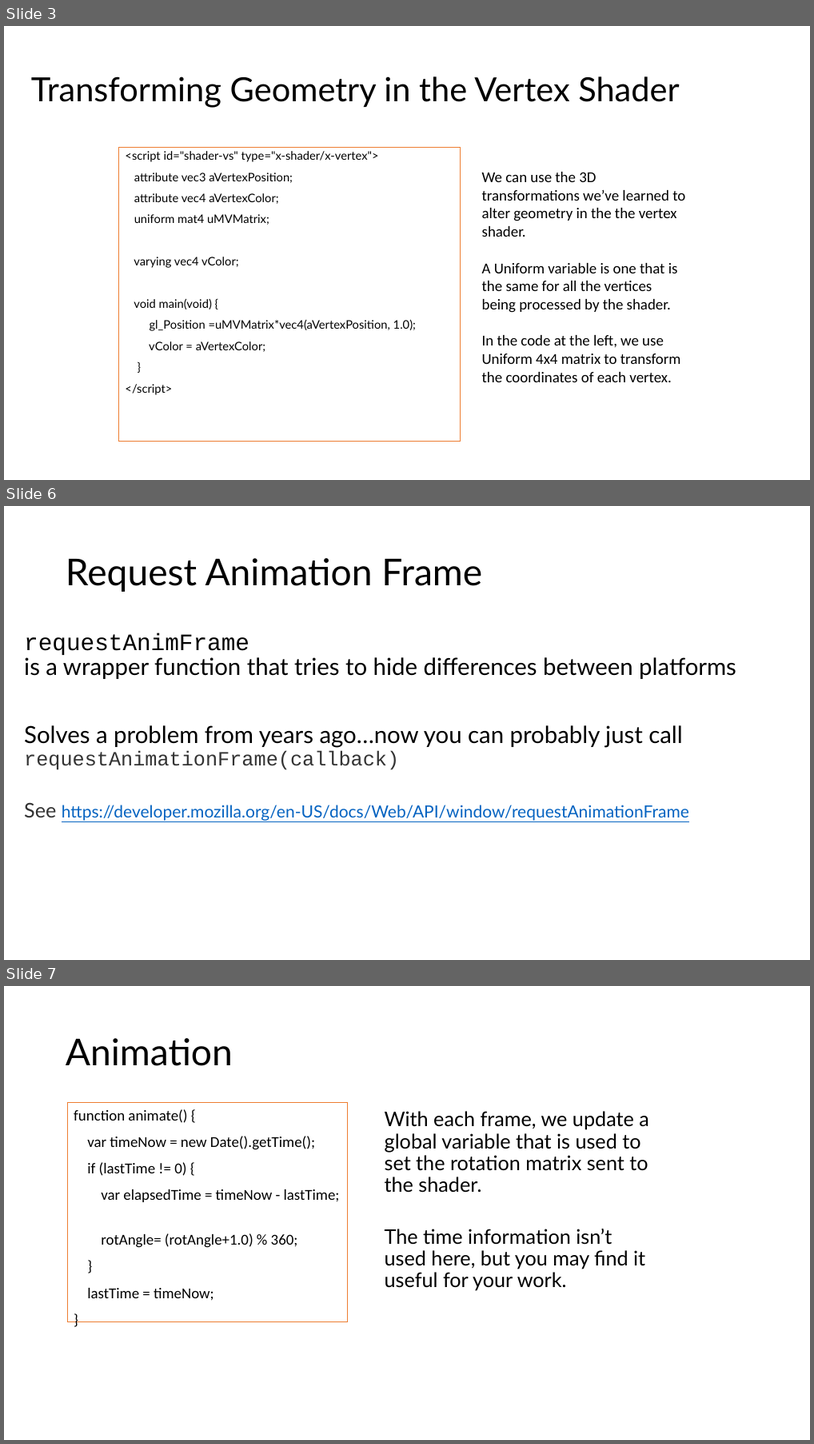
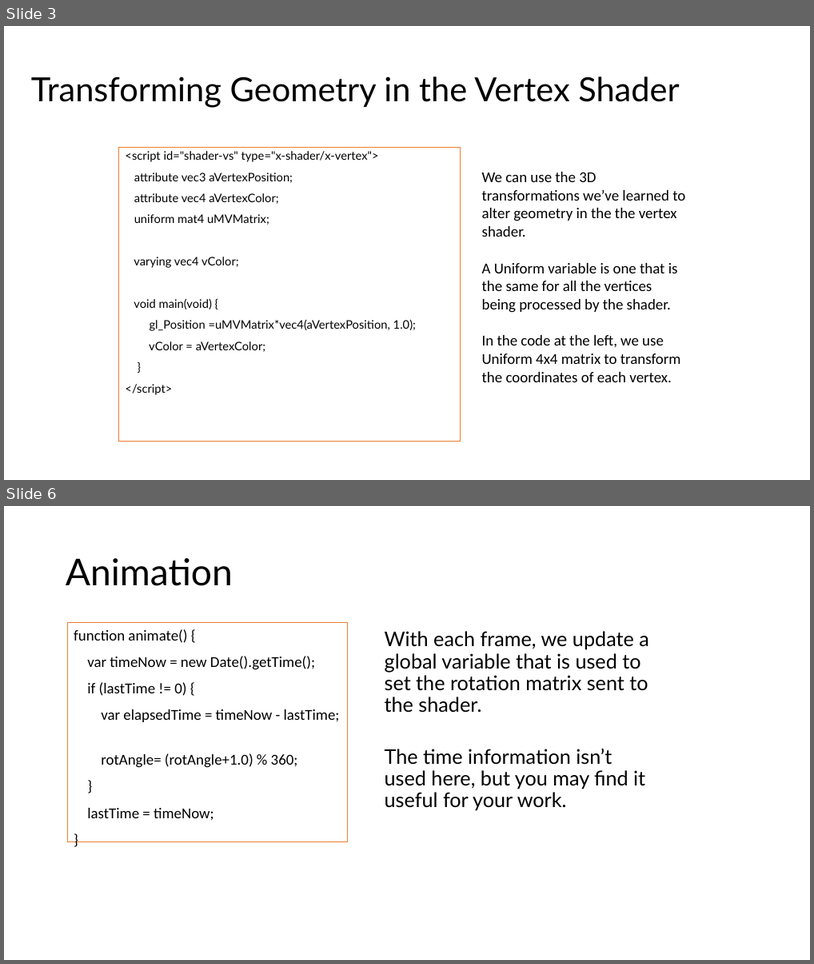
Before and after one commit to illinois-cs418/cs418CourseMaterial, a slide deck: Lectures/CS418-Lecture4-Animation.pptx. Shown one above the other, each under a label of ours: slides 3, 6 and 7 before the commit, slides 3 and 6 after it; the slides between them are not shown. The pictures are 814x1444 and 814x964 pixels, drawn with LibreOffice and Linux fonts; fonts in the diff are those of the drawing. Boxes give left, top, right and bottom in pixels: in the first picture for what was removed or moved away, otherwise in the second. Text is boxed around its words. In the diff, an @@ line names an element or a change of style, - is before the commit and + after.

```diff
--- a/Lectures/CS418-Lecture4-Animation.pptx
+++ b/Lectures/CS418-Lecture4-Animation.pptx
@@ slide 6 removed at (4,506,810,960), background #FFFFFF @@
@@ title removed at (66,558,482,592) @@
-Request Animation Frame
@@ text removed at (24,633,737,820) @@
-requestAnimFrame
-is a wrapper function that tries to hide differences between platforms
-Solves a problem from years ago…now you can probably just call
-requestAnimationFrame(callback)
-See https://developer.mozilla.org/en-US/docs/Web/API/window/requestAnimationFrame
@@ what was slide 7 is now slide 6 @@
```
Also in this commit, not shown: 2 slides changed.
